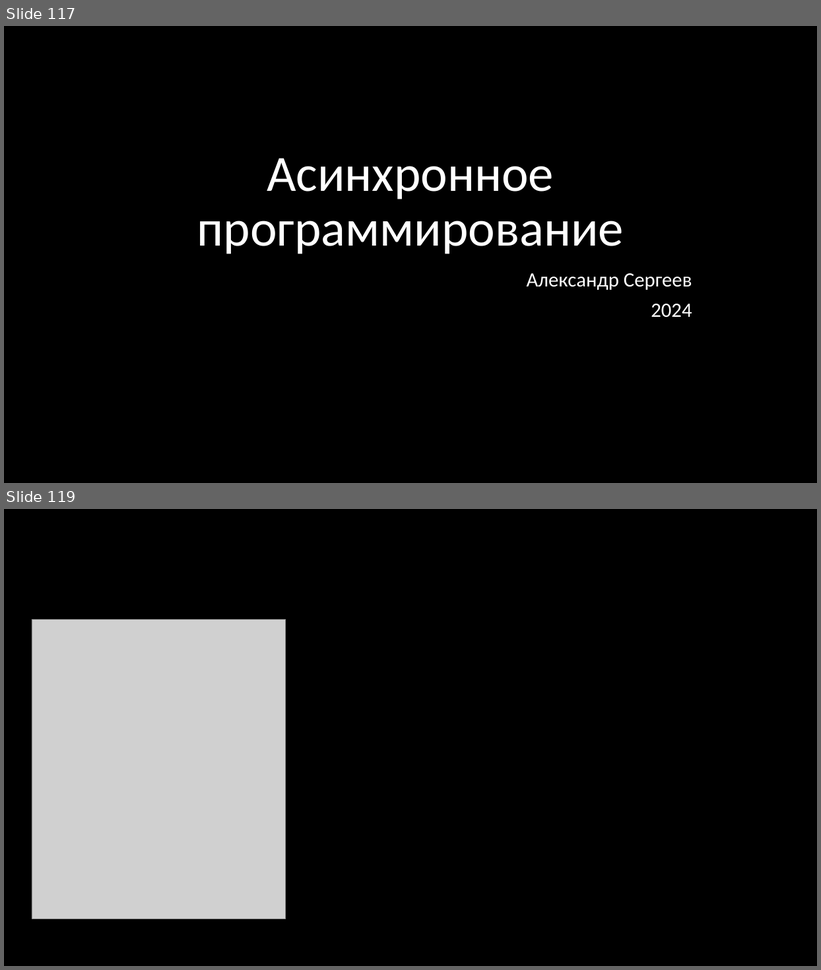
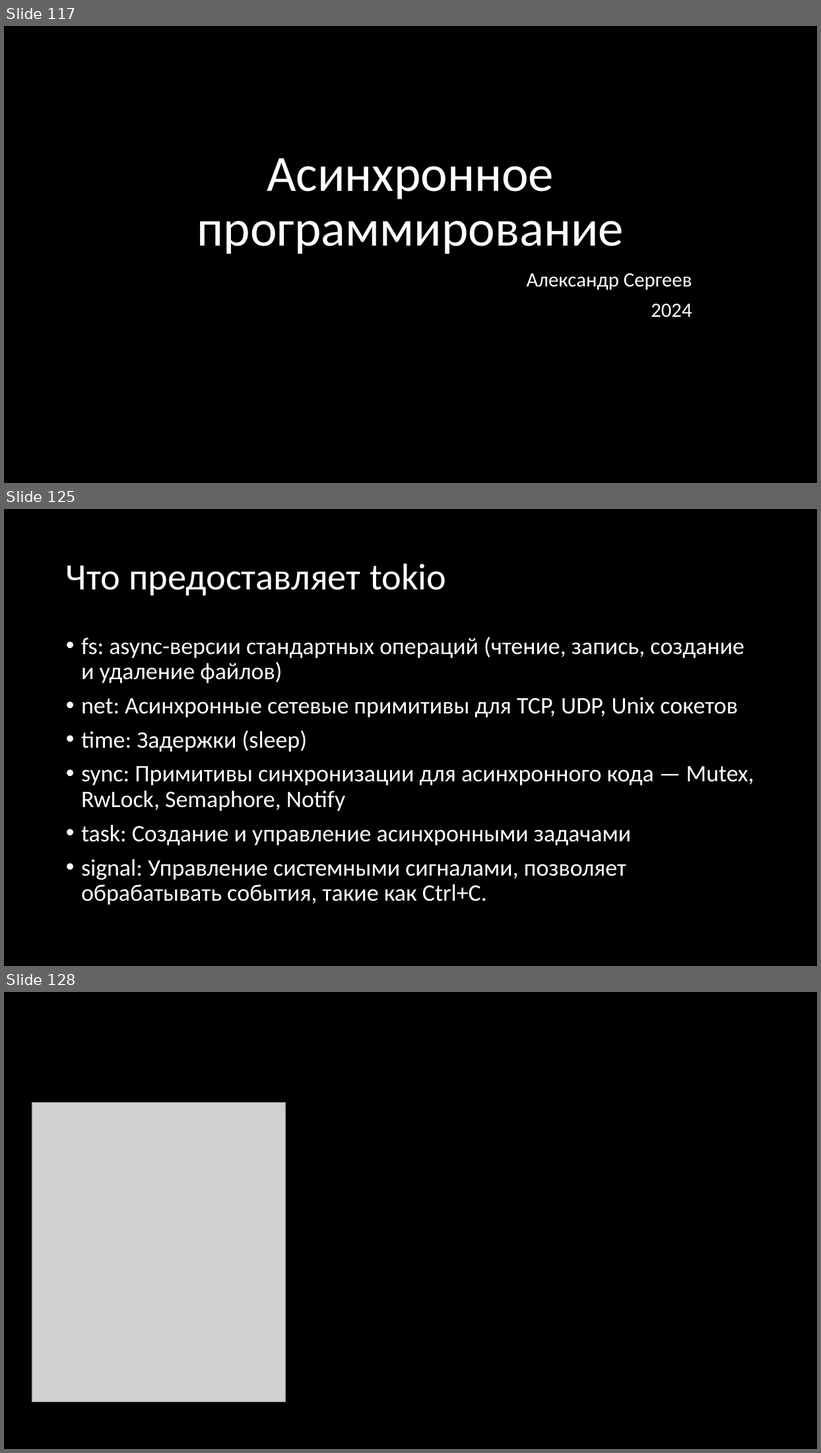
Before and after one commit to Gordon01/learn-rust, a slide deck: keynotes/Rust 2024.pptx. Shown one above the other, each under a label of ours: slides 117 and 119 before the commit, slides 117, 125 and 128 after it; the slides between them are not shown. The pictures are 821x970 and 821x1453 pixels, drawn with LibreOffice and Linux fonts; fonts in the diff are those of the drawing; grey boxes stand for pictures. Boxes give left, top, right and bottom in pixels: in the first picture for what was removed or moved away, otherwise in the second. Text is boxed around its words. In the diff, an @@ line names an element or a change of style, - is before the commit and + after.

```diff
--- a/keynotes/Rust 2024.pptx
+++ b/keynotes/Rust 2024.pptx
@@ slide 125 added at (4,509,817,966), background #000000 @@
@@ title added at (66,563,446,596), 44 pt, text #FFFFFF @@
+Что предоставляет tokio
@@ text added at (81,637,754,905), 28 pt, text #FFFFFF @@
+• fs: async-версии стандартных операций (чтение, запись, создание и удаление файлов)
+• net: Асинхронные сетевые примитивы для TCP, UDP, Unix сокетов
+• time: Задержки (sleep)
+• sync: Примитивы синхронизации для асинхронного кода — Mutex, RwLock, Semaphore, Notify
+• task: Создание и управление асинхронными задачами
+• signal: Управление системными сигналами, позволяет обрабатывать события, такие как Ctrl+C.
@@ what was slide 119 is now slide 128 @@
```
Also in this commit, not shown: 2 slides changed, 8 other slides added, 5 other files.
